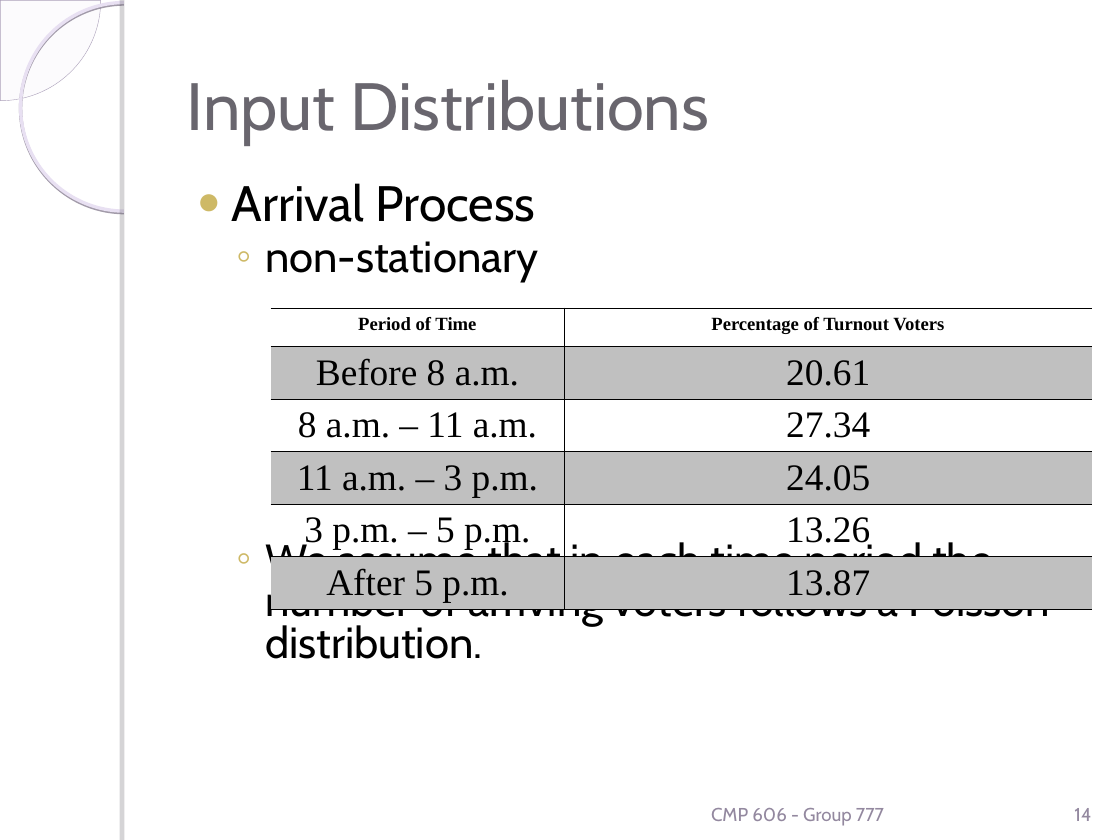
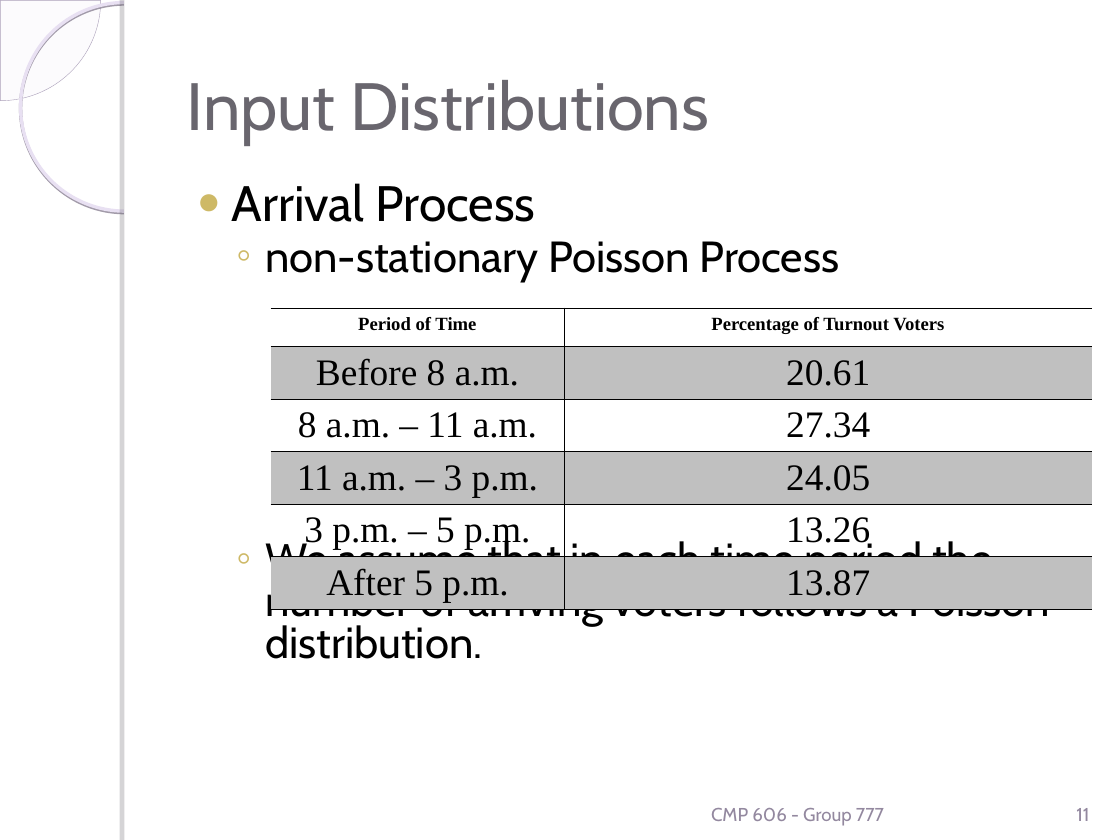
Before and after one commit to heshamnaiem/election-voting-system-modeling-and-simulation, a slide deck: slide 11 of CMP606-Group777-Poster.ppt (slide 14 before the commit). Drawn at 1120x840 pixels with LibreOffice and Linux fonts; fonts in the diff are those of the drawing; background and template pictures are left out. Boxes give left, top, right and bottom in pixels: in the first picture for what was removed or moved away, otherwise in the second. Text is boxed around its words. In the diff, an @@ line names an element or a change of style, - is before the commit and + after.

```diff
--- a/CMP606-Group777-Poster.ppt
+++ b/CMP606-Group777-Poster.ppt
@@ text at (265,241,840,283): text changed @@
-  ◦ non-stationary
+  ◦ non-stationary Poisson Process
@@ page number at (1076,808,1089,821): text changed @@
-14
+11
```
Also in this commit, not shown: 5 other slides changed, 1 slide added, 2 slides removed.
